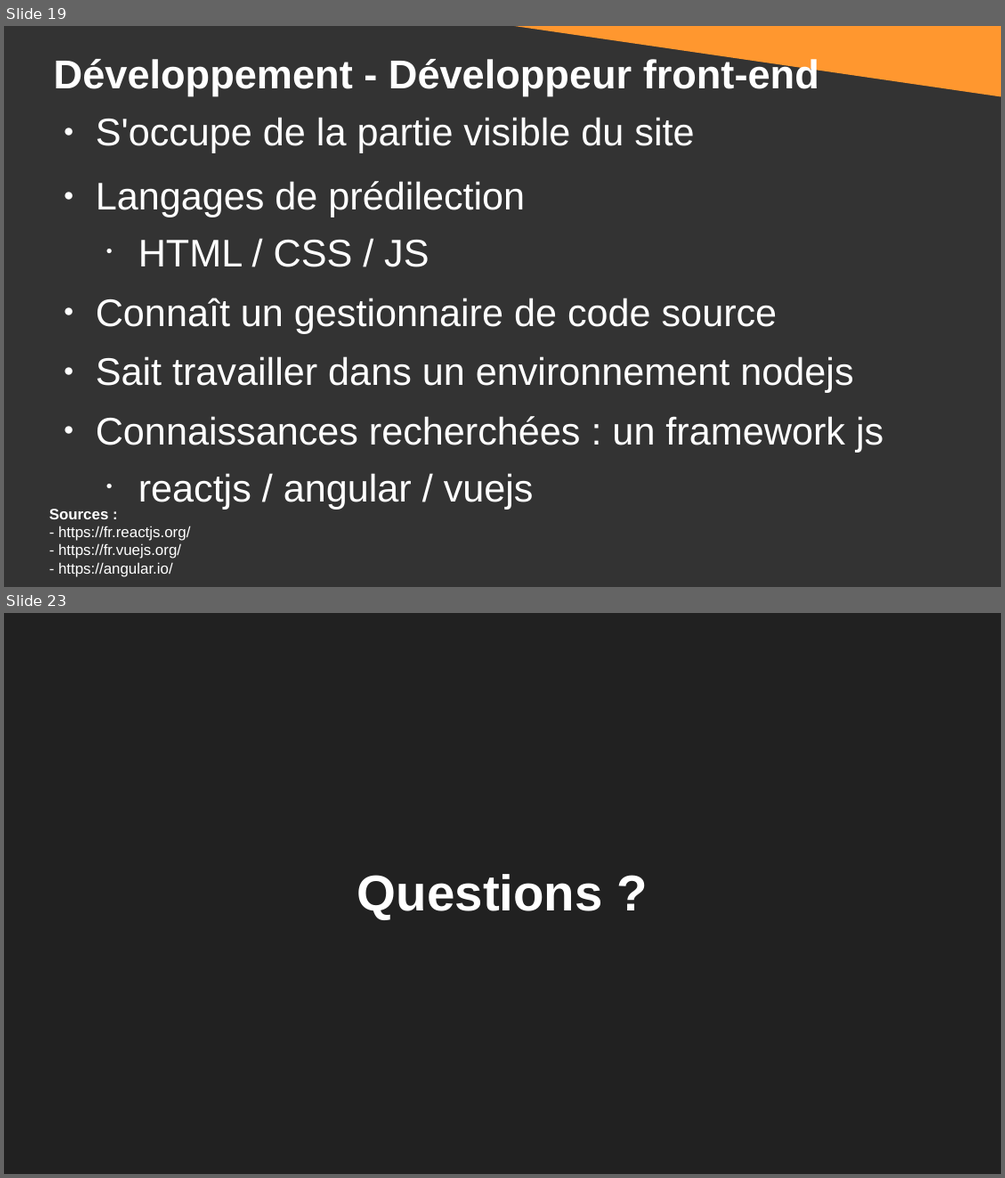
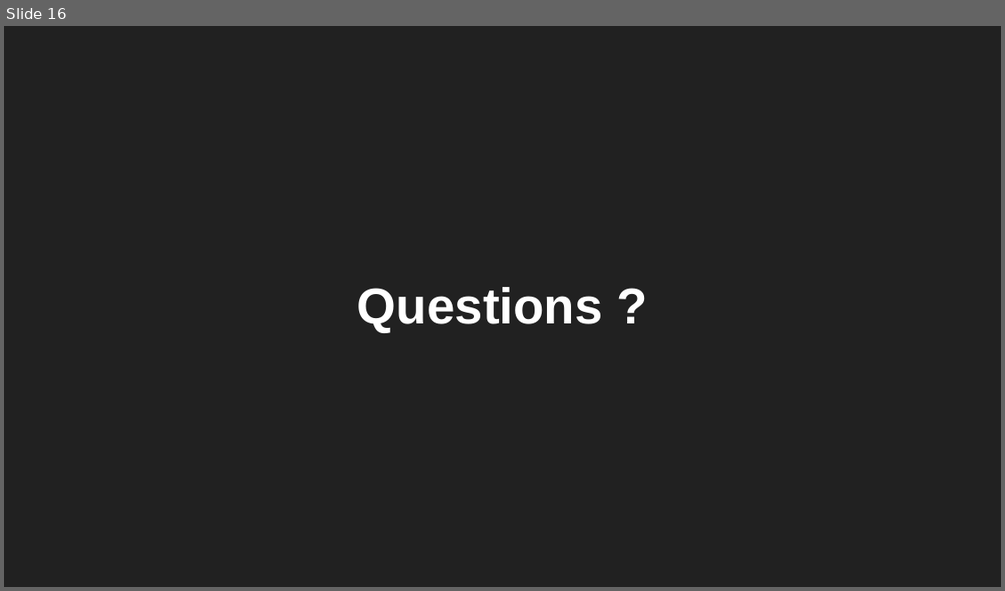
Before and after one commit to DanYellow/cours, a slide deck: integration-web-s2/cours-magistraux/numero-1/presentation.odp. Shown one above the other, each under a label of ours: slides 19 and 23 before the commit, slide 16 after it; the slides between them are not shown. The pictures are 1005x1178 and 1005x591 pixels, drawn with LibreOffice and Linux fonts; fonts in the diff are those of the drawing. Boxes give left, top, right and bottom in pixels: in the first picture for what was removed or moved away, otherwise in the second. Text is boxed around its words. In the diff, an @@ line names an element or a change of style, - is before the commit and + after.

```diff
--- a/integration-web-s2/cours-magistraux/numero-1/presentation.odp
+++ b/integration-web-s2/cours-magistraux/numero-1/presentation.odp
@@ slide 19 removed at bbox=[4, 26, 1001, 587], background #333333 @@
@@ right triangle removed at bbox=[486, 26, 1001, 97] @@
@@ title removed at bbox=[54, 56, 819, 95] @@
-Développement - Développeur front-end
@@ text removed at bbox=[96, 117, 883, 451] @@
-● S'occupe de la partie visible du site
-● Langages de prédilection
-  • HTML / CSS / JS
-● Connaît un gestionnaire de code source
-● Sait travailler dans un environnement nodejs
-● Connaissances recherchées : un framework js
-  • reactjs / angular / vuejs
@@ text removed at bbox=[49, 508, 190, 577] @@
-Sources :
-- https://fr.reactjs.org/
-- https://fr.vuejs.org/
-- https://angular.io/
@@ what was slide 23 is now slide 16 @@
```
Also in this commit, not shown: 1 slide changed, 14 slides added, 20 other slides removed, 10 other files.
